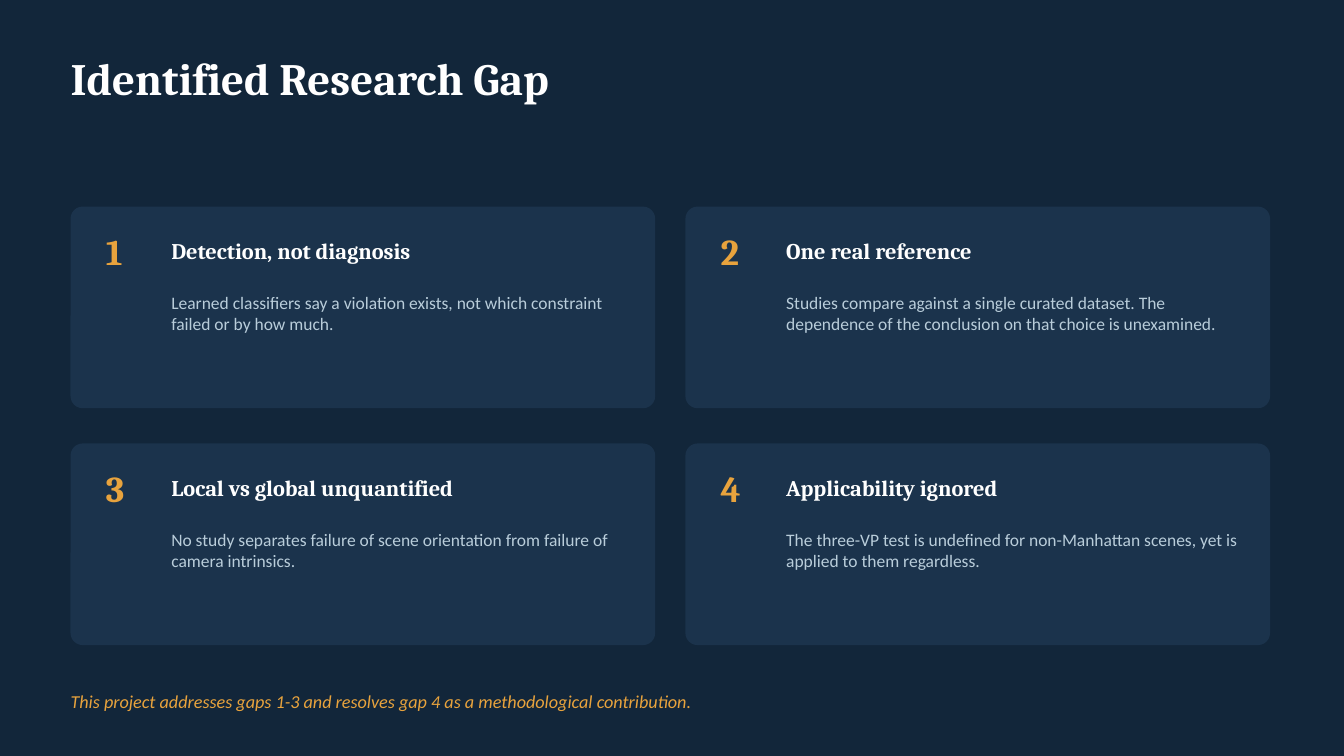
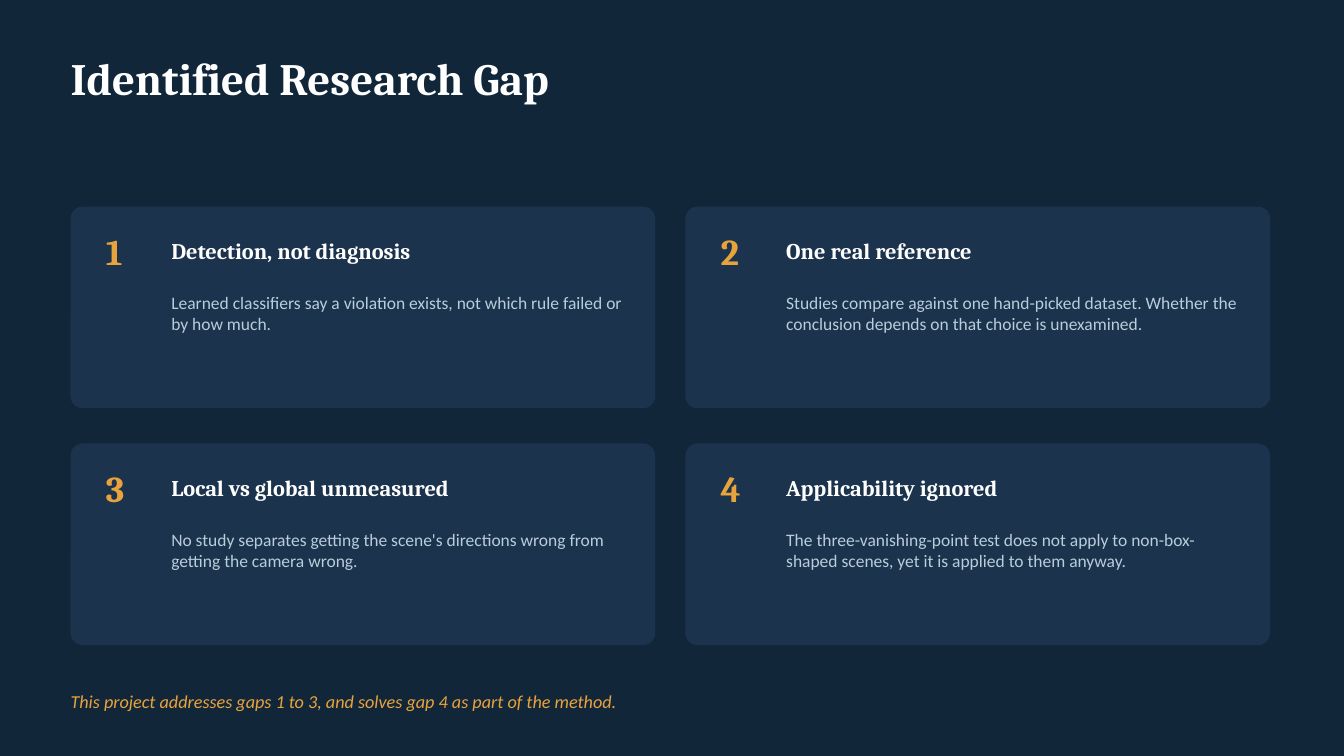
Before and after one commit to eesha5/vanishing-truth, a slide deck: slide 6 of docs/report/CA3_Presentation_Geometric_Consistency.pptx. Drawn at 1344x756 pixels with LibreOffice and Linux fonts; fonts in the diff are those of the drawing. Boxes give left, top, right and bottom in pixels: in the first picture for what was removed or moved away, otherwise in the second. Text is boxed around its words. In the diff, an @@ line names an element or a change of style, - is before the commit and + after.

```diff
--- a/docs/report/CA3_Presentation_Geometric_Consistency.pptx
+++ b/docs/report/CA3_Presentation_Geometric_Consistency.pptx
@@ text at <box>171,297,621,333</box>: text changed @@
-Learned classifiers say a violation exists, not which constraint failed or by how much.
+Learned classifiers say a violation exists, not which rule failed or by how much.
@@ text at <box>786,297,1237,333</box>: text changed @@
-Studies compare against a single curated dataset. The dependence of the conclusion on that choice is unexamined.
+Studies compare against one hand-picked dataset. Whether the conclusion depends on that choice is unexamined.
@@ text at <box>171,480,449,501</box>: text changed @@
-Local vs global unquantified
+Local vs global unmeasured
@@ text at <box>171,534,604,570</box>: text changed @@
-No study separates failure of scene orientation from failure of camera intrinsics.
+No study separates getting the scene's directions wrong from getting the camera wrong.
@@ text at <box>786,534,1194,570</box>: text changed @@
-The three-VP test is undefined for non-Manhattan scenes, yet is applied to them regardless.
+The three-vanishing-point test does not apply to non-box-shaped scenes, yet it is applied to them anyway.
@@ text at <box>71,695,617,711</box>: text changed @@
-This project addresses gaps 1-3 and resolves gap 4 as a methodological contribution.
+This project addresses gaps 1 to 3, and solves gap 4 as part of the method.
```
Also in this commit, not shown: 17 other slides changed, 3 slides added, 2 slides removed, 7 other files.
